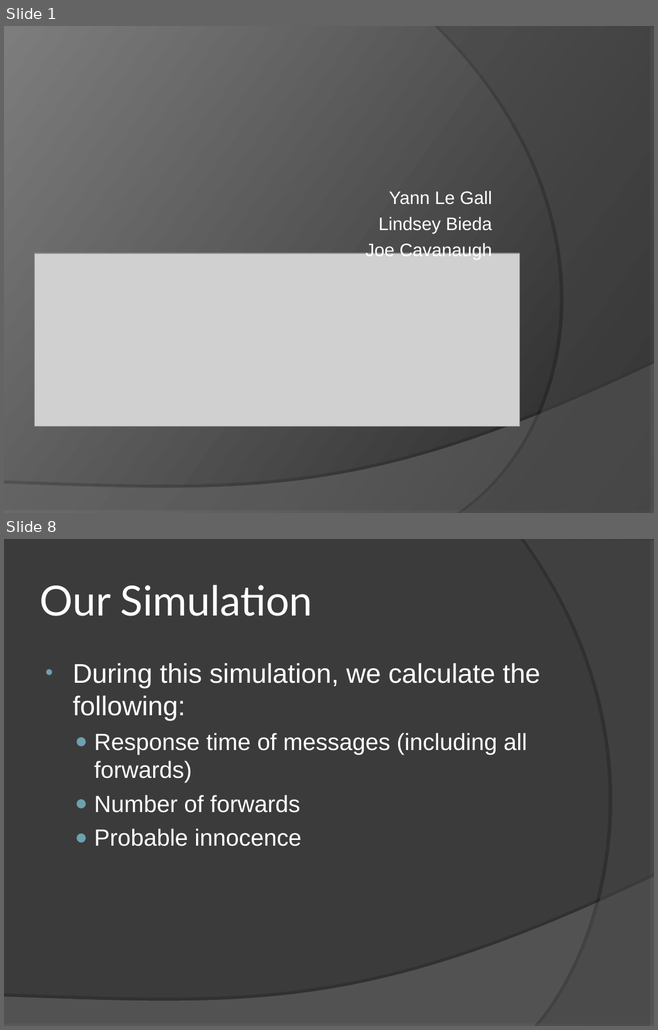
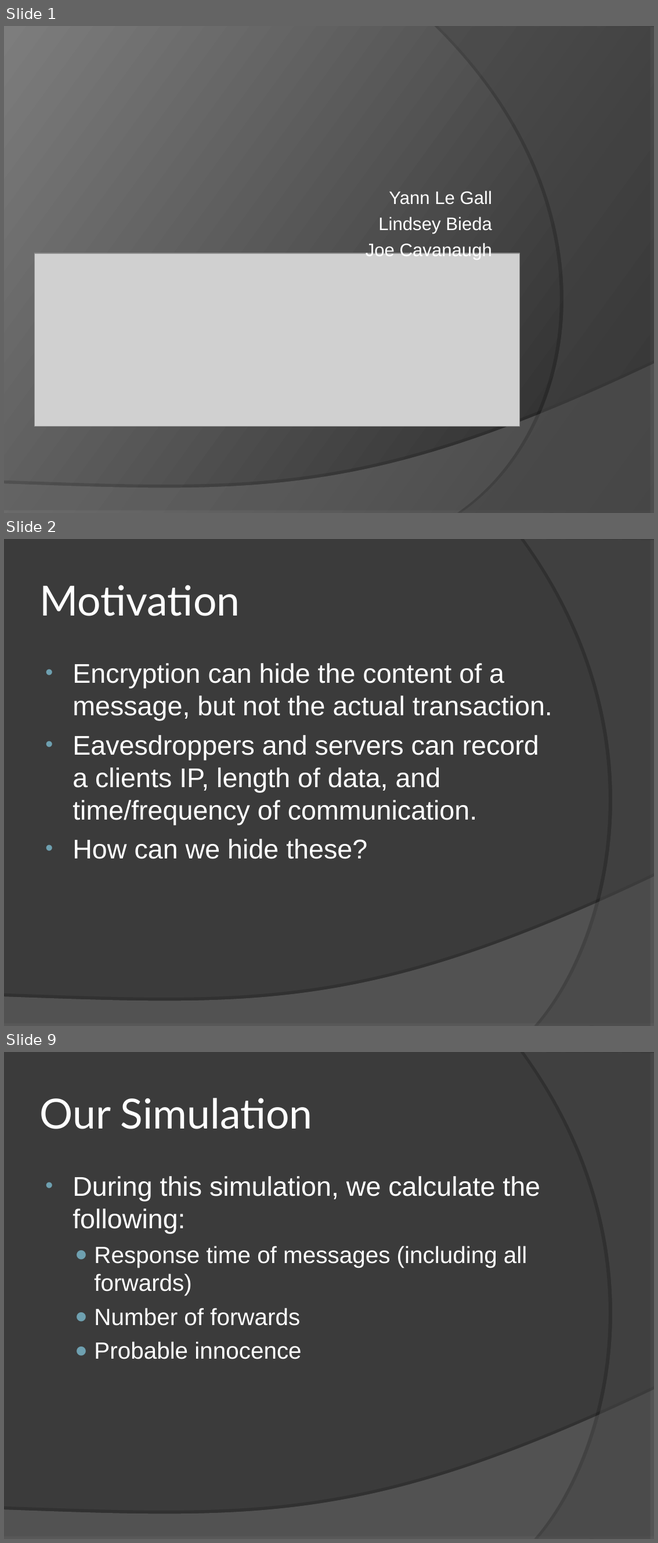
Before and after one commit to jvc11/CrowdsSim, a slide deck: Crowds_YannLindseyJoe.ppt. Shown one above the other, each under a label of ours: slides 1 and 8 before the commit, slides 1, 2 and 9 after it; the slides between them are not shown. The pictures are 658x1030 and 658x1543 pixels, drawn with LibreOffice and Linux fonts; fonts in the diff are those of the drawing; grey boxes stand for pictures. Boxes give left, top, right and bottom in pixels: in the first picture for what was removed or moved away, otherwise in the second. Text is boxed around its words. In the diff, an @@ line names an element or a change of style, - is before the commit and + after.

```diff
--- a/Crowds_YannLindseyJoe.ppt
+++ b/Crowds_YannLindseyJoe.ppt
@@ slide 2 added at bbox=[4, 539, 654, 1026], background #3B3B3B; not listed: 2 template elements that a slide beside it also shows @@
@@ title added at bbox=[40, 585, 240, 616], 46 pt, text #FFFFFF @@
+Motivation
@@ text added at bbox=[72, 663, 552, 859], 30 pt, text #FFFFFF @@
+• Encryption can hide the content of a message, but not the actual transaction.
+• Eavesdroppers and servers can record a clients IP, length of data, and time/frequency of communication.
+• How can we hide these?
@@ what was slide 8 is now slide 9 @@
```
Also in this commit, not shown: 5 slides changed, 7 other slides added, 3 slides removed, 1 other file.
